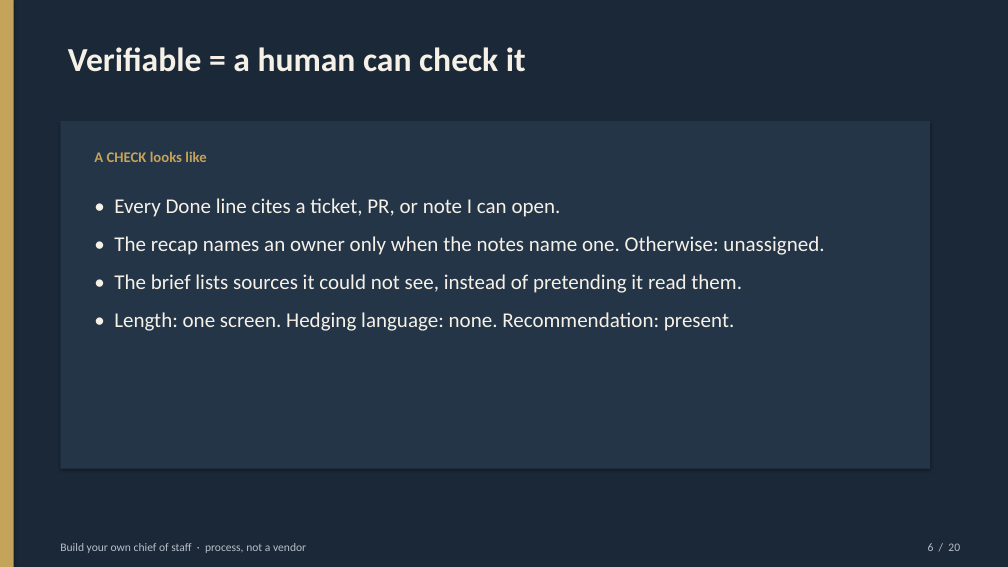
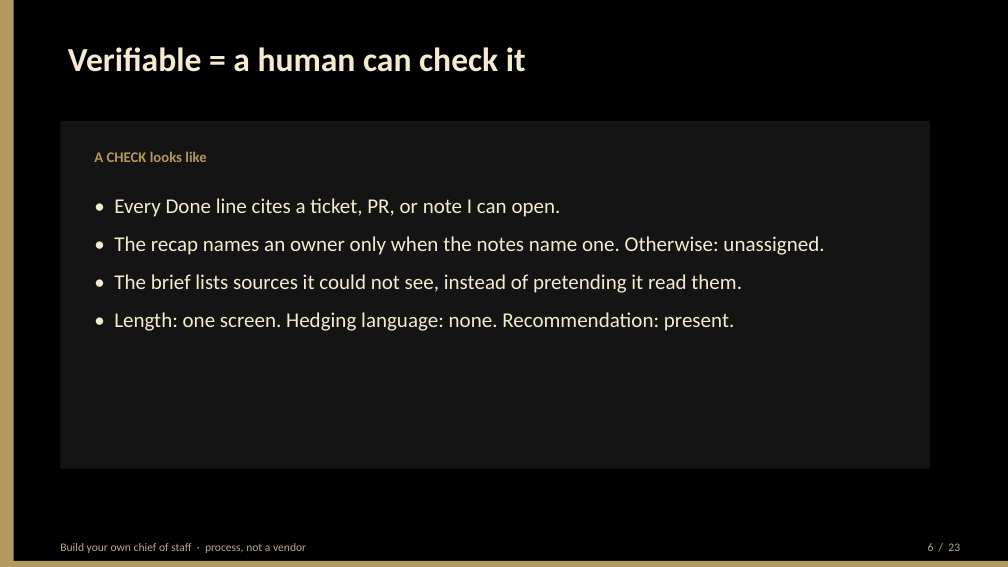
Before and after one commit to BittahCriminal/build-your-own-chief-of-staff, a slide deck: slide 6 of slides/building-your-own-chief-of-staff.pptx. Drawn at 1008x567 pixels with LibreOffice and Linux fonts; fonts in the diff are those of the drawing. Boxes give left, top, right and bottom in pixels: in the first picture for what was removed or moved away, otherwise in the second. Text is boxed around its words. In the diff, an @@ line names an element or a change of style, - is before the commit and + after.

Commit message:
Add the freeze-and-fail thought process; restyle the deck black and gold.
Nate's stall modes (core-first, blob-as-one-job, false success) become process prompts and three talk slides. Palette is black/gold only — no marks.

```diff
--- a/slides/building-your-own-chief-of-staff.pptx
+++ b/slides/building-your-own-chief-of-staff.pptx
@@ rectangle at bbox=[0, 0, 1008, 567]: fill #1B2838 to #000000 @@
@@ rectangle at bbox=[0, 0, 14, 567]: fill #C4A35A to #B3995D @@
@@ text "Verifiable = a human can ..." at bbox=[68, 47, 526, 72]: text colour #F6F1E7 to #F4EBD0 @@
@@ rectangle at bbox=[60, 121, 930, 469]: fill #243548 to #141414 @@
@@ text "A CHECK looks like" at bbox=[94, 151, 206, 162]: text colour #C4A35A to #B3995D @@
@@ text "• Every Done line cites ..." at bbox=[114, 198, 824, 331]: text colour #F6F1E7 to #F4EBD0 @@
@@ text "Build your own chief of ..." at bbox=[60, 543, 306, 553]: text colour #B7C0C8 to #B8A888 @@
@@ rectangle added at bbox=[0, 561, 1008, 567], fill #B3995D @@
@@ text at bbox=[928, 543, 960, 551]: text changed; text colour #B7C0C8 to #B8A888 @@
-6 / 20
+6 / 23
```
Also in this commit, not shown: 19 other slides changed, 3 slides added, 8 other files.
